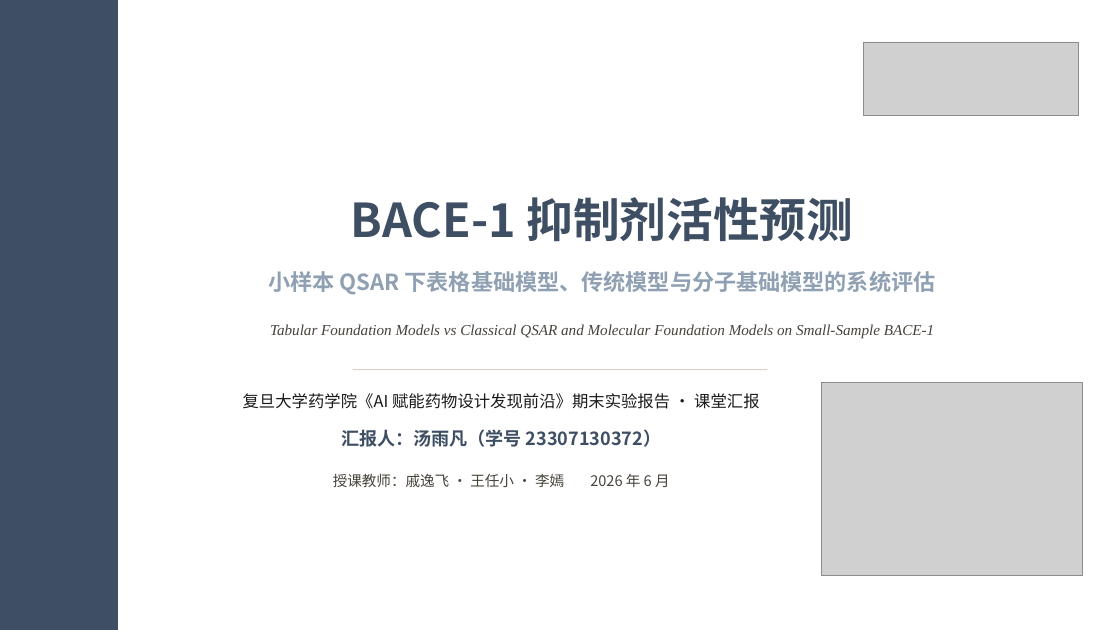
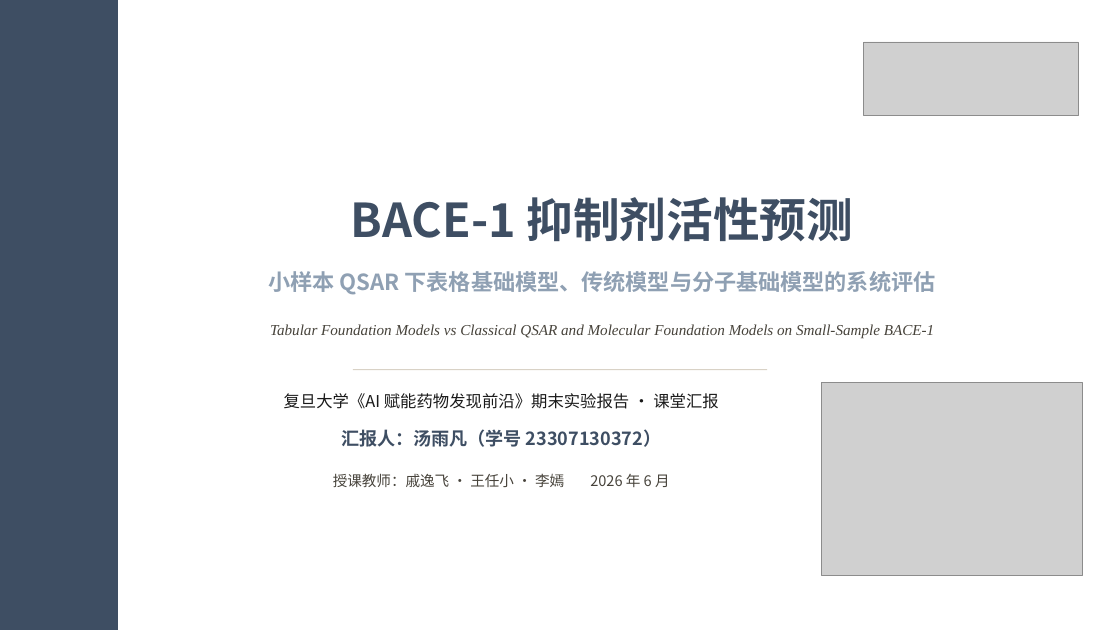
Before and after one commit to Smugpigeon/molecular-conformal-benchmark, a slide deck: slide 1 of report/课程汇报_BACE.pptx. Drawn at 1120x630 pixels with LibreOffice and Linux fonts; fonts in the diff are those of the drawing; grey boxes stand for pictures. Boxes give left, top, right and bottom in pixels: in the first picture for what was removed or moved away, otherwise in the second. Text is boxed around its words. In the diff, an @@ line names an element or a change of style, - is before the commit and + after.

```diff
--- a/report/课程汇报_BACE.pptx
+++ b/report/课程汇报_BACE.pptx
@@ text at [284, 393, 718, 409]: text changed @@
-复旦大学药学院《AI 赋能药物设计发现前沿》期末实验报告 · 课堂汇报
+复旦大学《AI 赋能药物发现前沿》期末实验报告 · 课堂汇报
```
Also in this commit, not shown: 26 other slides changed, 5 other files.
